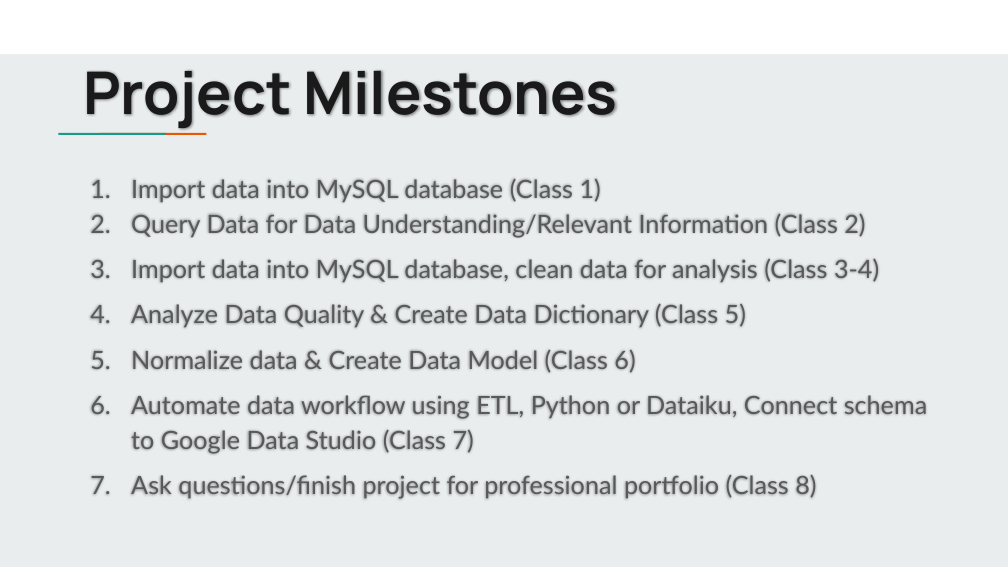
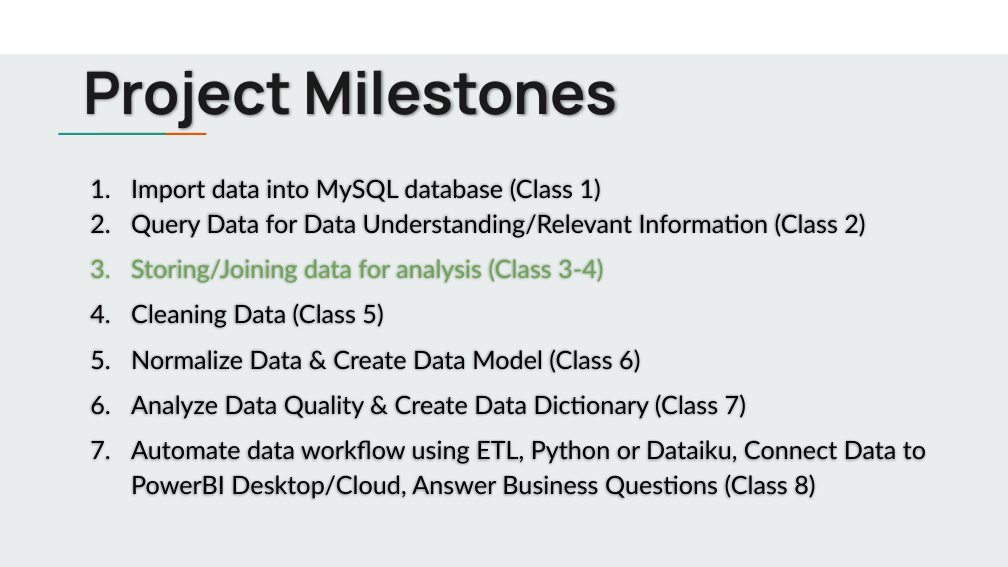
Before and after one commit to jbergmann56/OSDA-DataManipulationAndManagement, a slide deck: slide 3 of Class Project/Class Project - Cohort 7.pptx. Drawn at 1008x567 pixels with LibreOffice and Linux fonts; fonts in the diff are those of the drawing. Boxes give left, top, right and bottom in pixels: in the first picture for what was removed or moved away, otherwise in the second. Text is boxed around its words. In the diff, an @@ line names an element or a change of style, - is before the commit and + after.

```diff
--- a/Class Project/Class Project - Cohort 7.pptx
+++ b/Class Project/Class Project - Cohort 7.pptx
@@ text at box(131, 178, 865, 237): text colour #595959 to #000000 in "Import data into MySQL database (Class 1)", "Query Data for Data Understanding/Relevant Information (Clas ..."; indent changed; line spacing 1 to 1.15; bullet colour #595959 to #000000 @@
@@ text at box(90, 258, 926, 499): text changed; text colour #595959 to #000000 @@
-3. Import data into MySQL database, clean data for analysis (Class 3-4)
-4. Analyze Data Quality & Create Data Dictionary (Class 5)
-5. Normalize data & Create Data Model (Class 6)
-6. Automate data workflow using ETL, Python or Dataiku, Connect schema to Google Data Studio (Class 7)
-7. Ask questions/finish project for professional portfolio (Class 8)
+3. Storing/Joining data for analysis (Class 3-4)
+4. Cleaning Data (Class 5)
+5. Normalize Data & Create Data Model (Class 6)
+6. Analyze Data Quality & Create Data Dictionary (Class 7)
+7. Automate data workflow using ETL, Python or Dataiku, Connect Data to PowerBI Desktop/Cloud, Answer Business Questions (Class 8)
```
Also in this commit, not shown: 4 other slides changed, 1 slide added, 11 other files.
